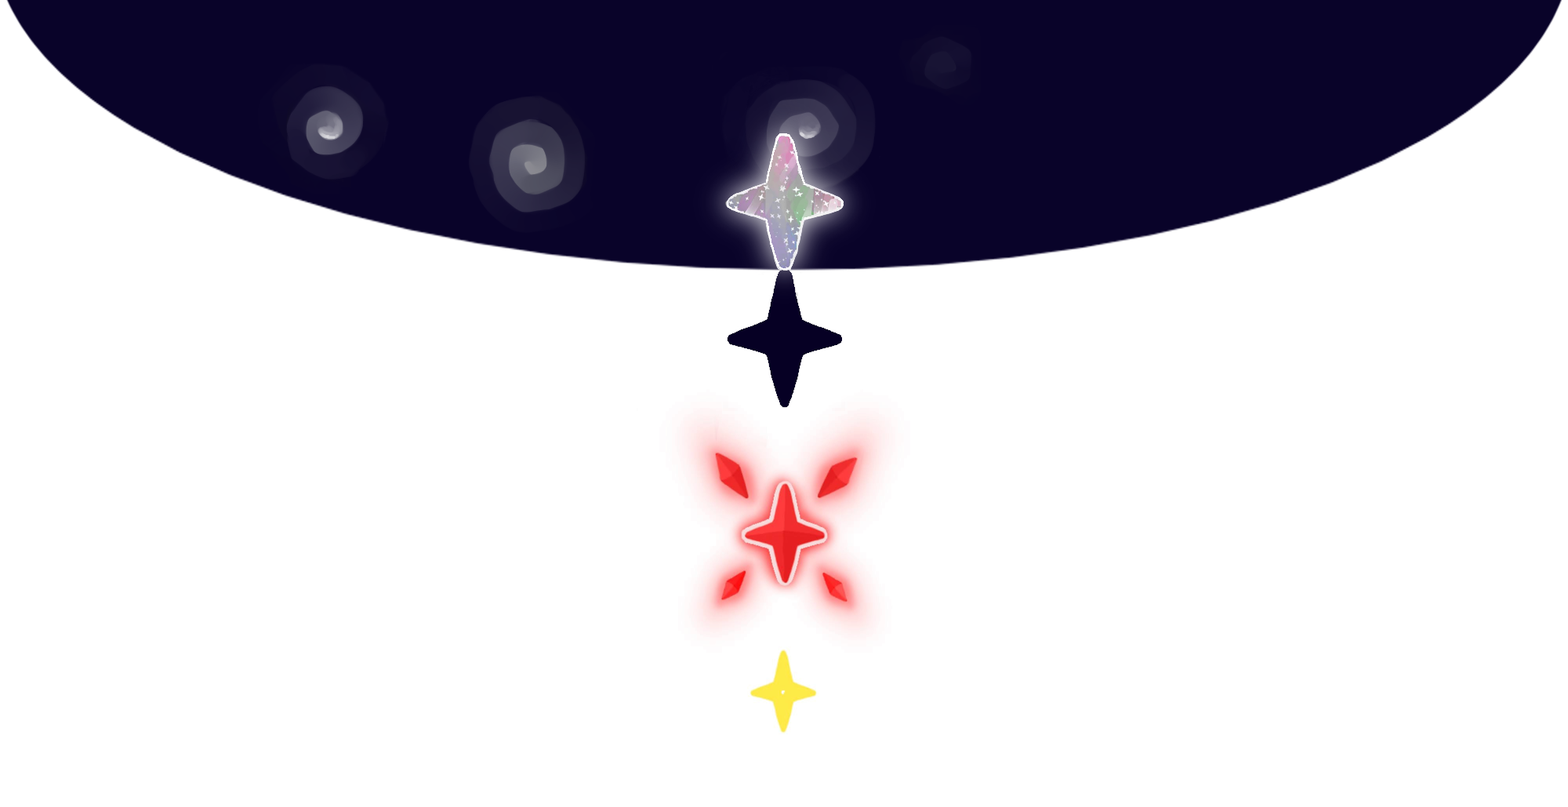
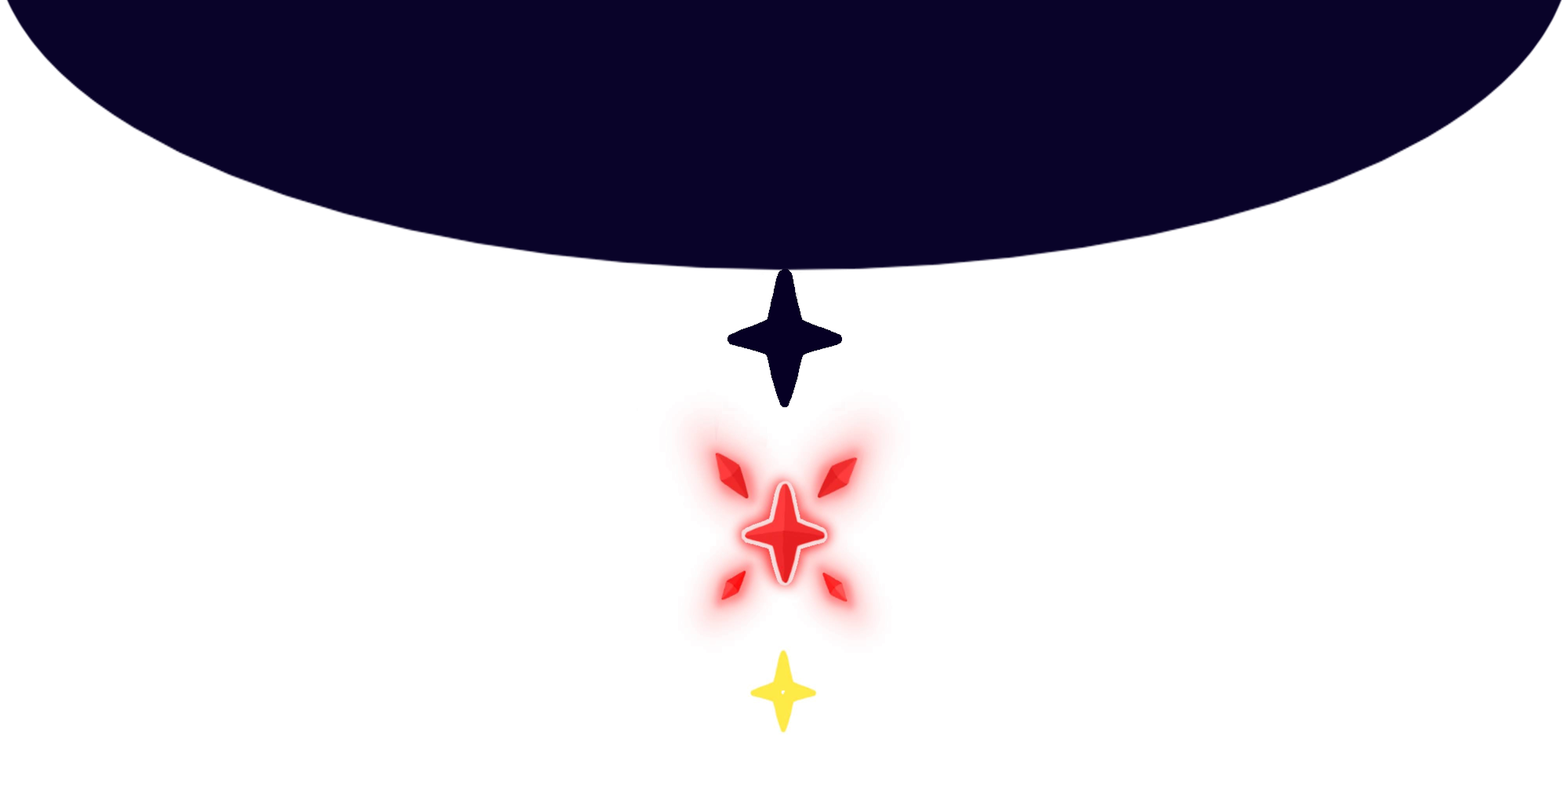
Layers edited between the first and the second 1568×807 image:
hid group "star" (1st of 2) (2 layers) over [700, 50, 954, 297]
painted on "star" (2nd of 2, in "star") over [702, 100, 876, 297]
hid group "Group 4" (12 layers) over [272, 33, 973, 297]
painted on "c1" over [301, 63, 552, 151]
painted on "c2" over [351, 70, 552, 233]
painted on "c3" over [272, 63, 389, 182]
painted on "star 2" over [740, 250, 829, 297]
painted on "Background" over [272, 33, 973, 297]
painted on "Paint Layer 2" over [272, 33, 973, 201]